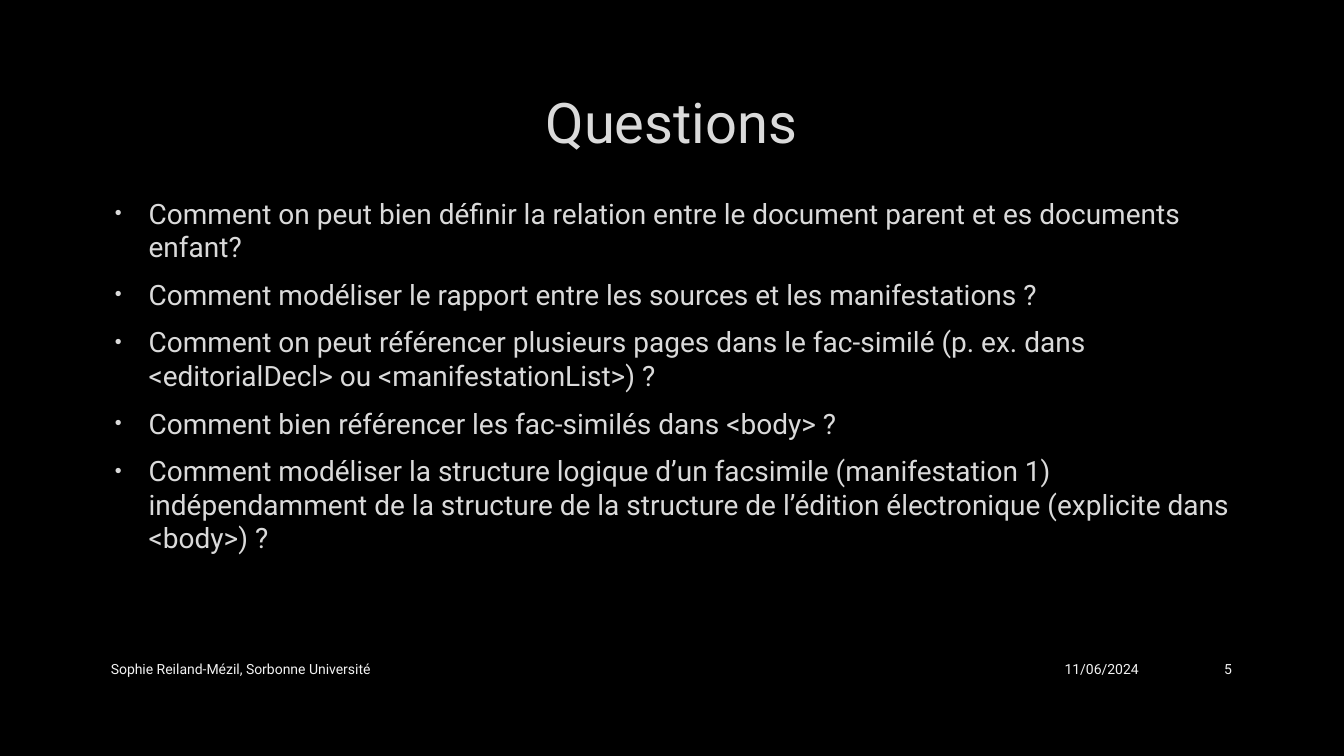
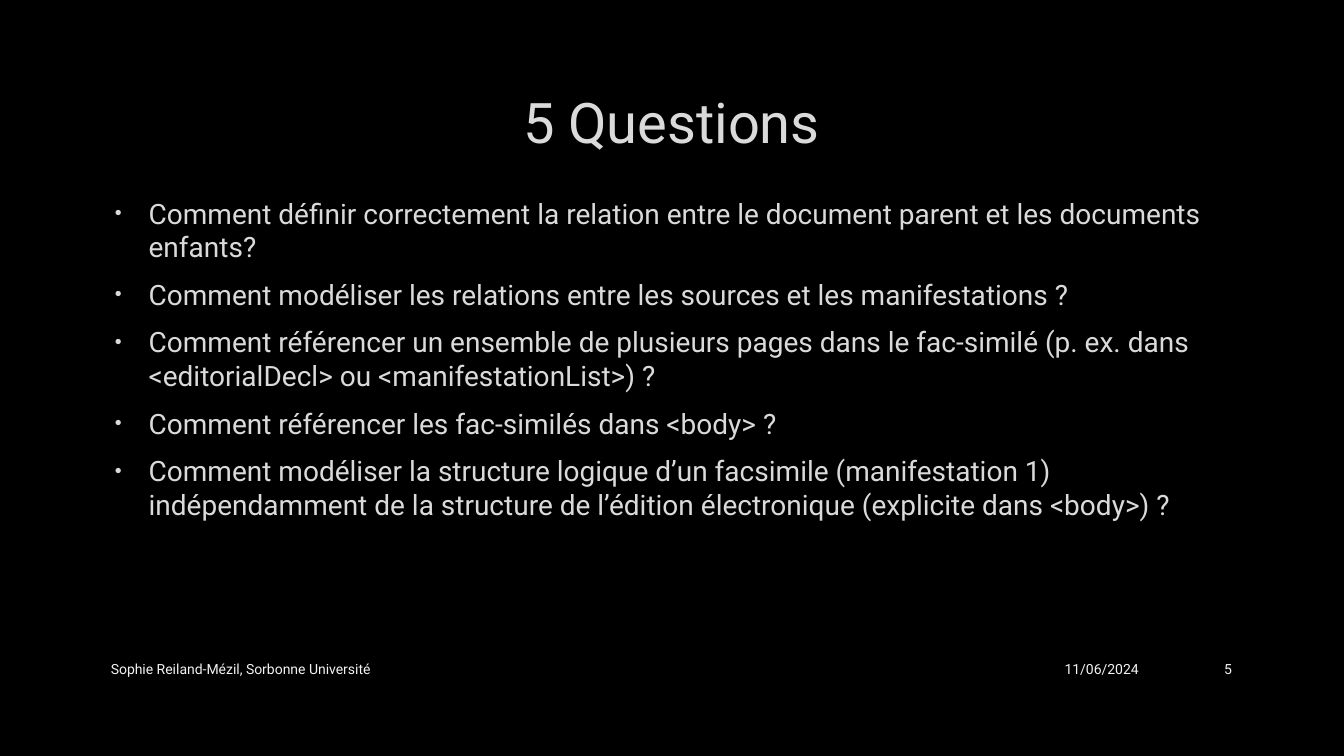
Before and after one commit to SophieReiland/graupner, a slide deck: slide 5 of presentations/Présentation_groupe_MEI.pptx. Drawn at 1344x756 pixels with LibreOffice and Linux fonts; fonts in the diff are those of the drawing; background and template pictures are left out. Boxes give left, top, right and bottom in pixels: in the first picture for what was removed or moved away, otherwise in the second. Text is boxed around its words. In the diff, an @@ line names an element or a change of style, - is before the commit and + after.

```diff
--- a/presentations/Présentation_groupe_MEI.pptx
+++ b/presentations/Présentation_groupe_MEI.pptx
@@ title at bbox=[523, 102, 819, 150]: text changed @@
-Questions
+5 Questions
@@ text at bbox=[149, 202, 1200, 521]: text changed @@
-• Comment on peut bien définir la relation entre le document parent et es documents enfant?
-• Comment modéliser le rapport entre les sources et les manifestations ?
-• Comment on peut référencer plusieurs pages dans le fac-similé (p. ex. dans <editorialDecl> ou <manifestationList>) ?
-• Comment bien référencer les fac-similés dans <body> ?
-• Comment modéliser la structure logique d’un facsimile (manifestation 1) indépendamment de la structure de la structure de l’édition électronique (explicite dans <body>) ?
+• Comment définir correctement la relation entre le document parent et les documents enfants?
+• Comment modéliser les relations entre les sources et les manifestations ?
+• Comment référencer un ensemble de plusieurs pages dans le fac-similé (p. ex. dans <editorialDecl> ou <manifestationList>) ?
+• Comment référencer les fac-similés dans <body> ?
+• Comment modéliser la structure logique d’un facsimile (manifestation 1) indépendamment de la structure de l’édition électronique (explicite dans <body>) ?
```
Also in this commit, not shown: 6 other slides changed.
